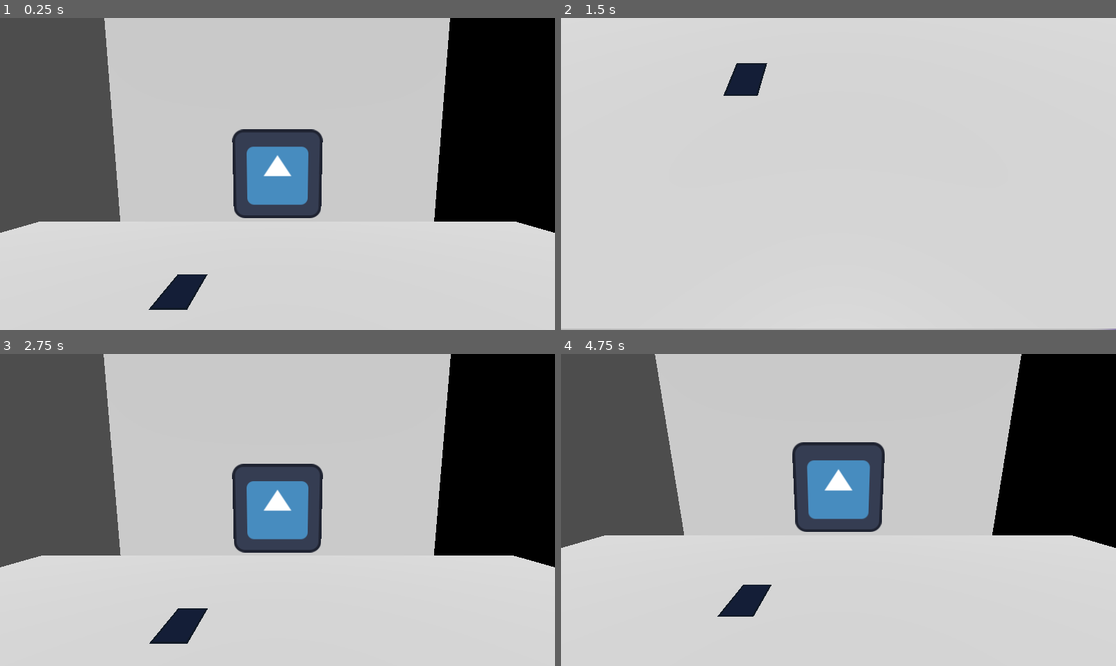
Above: before the commit, frames 1-4 (two rows, left to right).
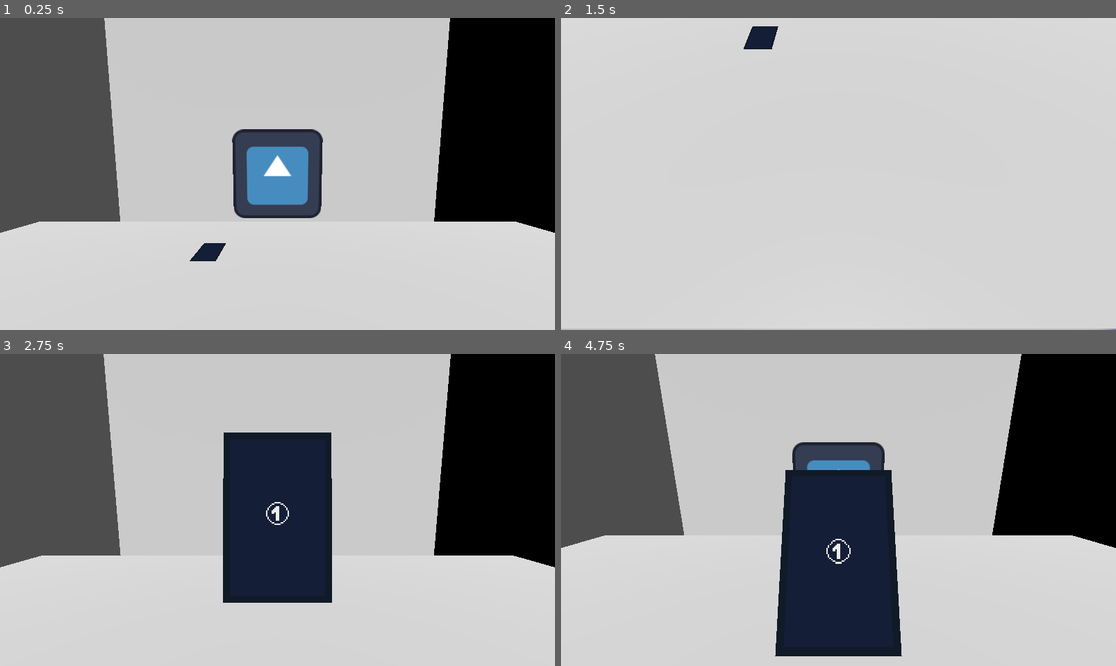
Above: after the commit, the same moments.

Repository: KiktorWania/GameOff2024
Game: Godot game, scene res://main.tscn
Same seed, same stepped clock (60 frames per second), same inputs: the game is played once before the commit and once after it. The engine's default icon, where the game draws it, is replaced by a stand-in: a white triangle on a blue panel in a dark square.
Inputs (mouse positions are in pixels of both pictures, inside the frame that each line leads up to):
- Up to frame 1 (0.25 s): no input
- Up to frame 2 (1.5 s): move the mouse to (960, 158) at 0.52 s; tap E (test) at 0.6 s; tap R (test2) at 0.8, 1.35 s; move the mouse to (727, 189) at 1.27 s; hold Space (PutDown, bound only after the commit) from 1.28 s (still down)
- Up to frame 3 (2.75 s): click (166, 525) at 1.55 s; move the mouse to (333, 441) at 2.02 s; release Space (PutDown, bound only after the commit) at 2.03 s; click (333, 441) at 2.1 s; tap E (test) at 2.3 s
- Up to frame 4 (4.75 s): move the mouse to (810, 572) at 2.77 s; tap E (test) at 2.85, 4.55 s; tap R (test2) at 3.05, 3.6 s; move the mouse to (1005, 556) at 3.52 s; hold Space (PutDown, bound only after the commit) from 3.53 s (still down); click (1005, 556) at 3.8 s; move the mouse to (672, 463) at 4.27 s; click (672, 463) at 4.35 s

The runs differ from the first frame. In frame 1, 1.0% of the frame differs, in the area x 26-41%, y 72-94%; in frame 2, 1.0%; in frame 3, 11%; in frame 4, 13%, in the area x 28-62%, y 37-97%.

Commit message:
Day 3
Got a pickup system to work using what i call "SnapPoints".

Code needs some refactor tho.
I need to make my own 3d buttons and find out how to handle different Screens on phone.

Tommorow i just want to make these fk buttons work, i dont want to overwork myself

Diff:
--- a/CameraControler.gd
+++ b/CameraControler.gd
@@ -2,22 +2,21 @@
 
 @export var tableNode : Node3D
 @export var personNode : Node3D
-var lookAt
+var lookingAt
 
-@onready var raycast : RayCast3D = $RayCast3D
-var hooveredObject : Item = null
+var hoveredObject : Interactable = null
 
 func _ready():
-	lookAt = personNode
+	lookingAt = personNode
 
 func _process(delta):
 	if(Input.is_action_just_pressed("test")):
-		lookAt = personNode
+		lookingAt = personNode
 	elif(Input.is_action_just_pressed("test2")):
-		lookAt = tableNode
+		lookingAt = tableNode
 
 func _physics_process(delta):
-	transform = transform.interpolate_with(transform.looking_at(lookAt.global_position), 0.2)
+	transform = transform.interpolate_with(transform.looking_at(lookingAt.global_position), 0.2)
 
 	var mouse_pos = get_viewport().get_mouse_position()
 
@@ -29,18 +28,14 @@
 	var params = PhysicsRayQueryParameters3D.new()
 	params.from = from
 	params.to = to
+	params.collide_with_areas = true
 
 	var result = space_state.intersect_ray(params)
+
+	#todo check if new object is different from currentHoveredObject to avoid situation where 2 objects are hovered at the same time
 	if(!result.is_empty()):
-		hooveredObject = result.get("collider")
-		hooveredObject.hoover = true
+		hoveredObject = result.get("collider")
+		hoveredObject.hovered = true
 	else:
-		if(hooveredObject):
-			hooveredObject.hoover = false
-
-
-func lookAtTable():
-	look_at(tableNode.global_position)
-
-func lookAtPerson():
-	look_at(personNode.global_position)
+		if(hoveredObject):
+			hoveredObject.hovered = false
--- a/GameManager.gd
+++ b/GameManager.gd
@@ -1,3 +1,10 @@
-extends Node
+extends Node3D
 
 @export var camera : Camera3D
+
+func move_child_into_camera():
+	pass
+
+
+func _on_item_body_picked_up():
+	pass # Replace with function body.
--- a/Phone/ItemSprite.gd
+++ b/Phone/ItemSprite.gd
@@ -4,23 +4,17 @@
 var camera : Camera3D
 var originalPos : Transform3D
 
-var newPos : Transform3D
-var b = false
+var hoveredPos : Transform3D
+var hovered = false
 
 func _ready():
 	camera = get_viewport().get_camera_3d()
 	originalPos = transform
+	hoveredPos = originalPos
+	hoveredPos.origin.y += .1
 
 func _physics_process(delta):
-	if(b):
-		transform = transform.interpolate_with(newPos, 0.2)
+	if(hovered):
+		transform = transform.interpolate_with(hoveredPos, 0.2)
 	else:
 		transform = transform.interpolate_with(originalPos, 0.2)
-
-func hoover():
-	newPos = originalPos
-	newPos.origin.y += .1
-	b = true
-
-func lay():
-	b = false
--- /dev/null
+++ b/Phone/NewPhone.tscn
@@ -0,0 +1,26 @@
+[gd_scene load_steps=6 format=3 uid="uid://bd72hb0b720f0"]
+
+[ext_resource type="PackedScene" uid="uid://evgf3b3x088k" path="res://Test/InteractableObject.tscn" id="1_akg50"]
+[ext_resource type="Texture2D" uid="uid://dek4y1whtf1mq" path="res://Scene/Models/phone.png" id="2_0fagd"]
+[ext_resource type="Script" path="res://Phone/ItemSprite.gd" id="3_ywmn7"]
+[ext_resource type="Script" path="res://Phone/ScreenManager.gd" id="4_2friq"]
+
+[sub_resource type="BoxShape3D" id="BoxShape3D_7ycvo"]
+
+[node name="Phone" type="Node3D"]
+
+[node name="InteractableObject" parent="." node_paths=PackedStringArray("collisionShape") instance=ExtResource("1_akg50")]
+collisionShape = NodePath("shape")
+
+[node name="shape" type="CollisionShape3D" parent="InteractableObject"]
+shape = SubResource("BoxShape3D_7ycvo")
+
+[node name="ItemSprite" type="Sprite3D" parent="."]
+axis = 1
+texture_filter = 0
+texture = ExtResource("2_0fagd")
+script = ExtResource("3_ywmn7")
+
+[node name="Screen" type="Node3D" parent="ItemSprite"]
+transform = Transform3D(1, 0, 0, 0, 1, 0, 0, 0, 1, 0, 0.00987403, 0)
+script = ExtResource("4_2friq")
--- /dev/null
+++ b/Phone/ScreenManager.gd
@@ -0,0 +1,14 @@
+extends Node3D
+var active = false
+
+
+func _ready():
+	pass
+
+func _process(delta):
+	visible = active
+
+func activate():
+	for c in get_children():
+		if(c is Interactable):
+			c.active = true
--- a/Phone/phone.tscn
+++ b/Phone/phone.tscn
@@ -1,14 +1,20 @@
-[gd_scene load_steps=5 format=3 uid="uid://b34u7h77nhjyj"]
+[gd_scene load_steps=9 format=3 uid="uid://b34u7h77nhjyj"]
 
 [ext_resource type="Script" path="res://StaticBody3D.gd" id="1_5nfkr"]
 [ext_resource type="Texture2D" uid="uid://dek4y1whtf1mq" path="res://Scene/Models/phone.png" id="1_pqp6l"]
 [ext_resource type="Script" path="res://Phone/ItemSprite.gd" id="3_1sy8b"]
+[ext_resource type="PackedScene" uid="uid://evgf3b3x088k" path="res://Test/InteractableObject.tscn" id="4_d0aee"]
+[ext_resource type="Script" path="res://Phone/ScreenManager.gd" id="4_qxjtd"]
+[ext_resource type="Texture2D" uid="uid://cf56w5vvsq823" path="res://Scene/Models/1.png" id="4_sftid"]
 
 [sub_resource type="BoxShape3D" id="BoxShape3D_lwdjt"]
 size = Vector3(0.178711, 0.0136719, 0.267578)
 
-[node name="ItemBody" type="StaticBody3D"]
+[sub_resource type="BoxShape3D" id="BoxShape3D_tq4mx"]
+
+[node name="ItemBody" type="Area3D" node_paths=PackedStringArray("collisionShape")]
 script = ExtResource("1_5nfkr")
+collisionShape = NodePath("shape")
 
 [node name="shape" type="CollisionShape3D" parent="."]
 transform = Transform3D(1, 0, 0, 0, 1, 0, 0, 0, 1, 0, 0, 0.0128326)
@@ -19,3 +25,22 @@
 texture_filter = 0
 texture = ExtResource("1_pqp6l")
 script = ExtResource("3_1sy8b")
+
+[node name="Screen" type="Node3D" parent="ItemSprite"]
+transform = Transform3D(1, 0, 0, 0, 1, 0, 0, 0, 1, 0, 0.00987403, 0)
+script = ExtResource("4_qxjtd")
+
+[node name="InteractableObject" parent="ItemSprite/Screen" node_paths=PackedStringArray("collisionShape") instance=ExtResource("4_d0aee")]
+active = false
+collisionShape = NodePath("CollisionShape3D")
+
+[node name="CollisionShape3D" type="CollisionShape3D" parent="ItemSprite/Screen/InteractableObject"]
+shape = SubResource("BoxShape3D_tq4mx")
+disabled = true
+
+[node name="Sprite3D" type="Sprite3D" parent="ItemSprite/Screen/InteractableObject"]
+transform = Transform3D(1, 0, 0, 0, 1, 0, 0, 0, 1, 0, 0.00554633, 0)
+pixel_size = 0.002
+axis = 1
+texture_filter = 0
+texture = ExtResource("4_sftid")
--- a/StaticBody3D.gd
+++ b/StaticBody3D.gd
@@ -1,15 +1,33 @@
-extends StaticBody3D
-class_name Item
+extends Interactable
 
-var hoover = false
+var picked = false
 
 var original_transform : Transform3D
-var camera : Camera3D
+@export var camera : Camera3D
 
 @onready var sprite : ItemSprite = $ItemSprite
+@onready var screen = $ItemSprite/Screen
+@export var snapPoint : Node3D
+
+signal on_pick
+
+func _ready():
+	original_transform = transform
+	screen.active = picked
+
+func _process(delta):
+	if(Input.is_action_just_pressed("LMB") and !picked):
+		picked = true
+		sprite.hovered = false
+		screen.active = true
+		screen.activate()
+	if(Input.is_action_just_pressed("PutDown") and picked):
+		picked = false
+		screen.active = false
 
 func _physics_process(delta):
-	if(hoover):
-		sprite.hoover()
-	else:
-		sprite.lay()
+	if(picked):
+		transform = transform.interpolate_with(snapPoint.global_transform, 0.2)
+	if(!picked):
+		transform = transform.interpolate_with(original_transform, 0.2)
+		sprite.hovered = hovered
--- /dev/null
+++ b/Test/Interactable.gd
@@ -0,0 +1 @@
+extends Node
--- /dev/null
+++ b/Test/InteractableObject.gd
@@ -0,0 +1,17 @@
+@tool
+extends Area3D
+class_name Interactable
+
+var hovered = false
+@export var active = true
+
+@export var collisionShape : CollisionShape3D
+
+func _ready():
+	collisionShape.disabled = !active
+
+func _process(delta):
+	collisionShape.disabled = !active
+
+	if(hovered):
+		print("skibidi")
--- /dev/null
+++ b/Test/InteractableObject.tscn
@@ -0,0 +1,7 @@
+[gd_scene load_steps=2 format=3 uid="uid://evgf3b3x088k"]
+
+[ext_resource type="Script" path="res://Test/InteractableObject.gd" id="1_c7wb4"]
+
+[node name="InteractableObject" type="Area3D" node_paths=PackedStringArray("collisionShape")]
+script = ExtResource("1_c7wb4")
+collisionShape = NodePath("")
--- a/main.tscn
+++ b/main.tscn
@@ -6,13 +6,18 @@
 [ext_resource type="PackedScene" uid="uid://b34u7h77nhjyj" path="res://Phone/phone.tscn" id="4_fw08k"]
 [ext_resource type="Script" path="res://GameManager.gd" id="4_vv37o"]
 
-[node name="Node3D" type="Node3D"]
+[node name="GameManager" type="Node3D" node_paths=PackedStringArray("camera")]
+script = ExtResource("4_vv37o")
+camera = NodePath("Camera3D")
 
 [node name="Camera3D" type="Camera3D" parent="." node_paths=PackedStringArray("tableNode", "personNode")]
 transform = Transform3D(1, 0, 0, 0, 1, 0, 0, 0, 1, 0, 2, 0.911009)
 script = ExtResource("1_qhl4y")
 tableNode = NodePath("../Room/CameraSnapPoint")
 personNode = NodePath("../Room/Sprite3D")
+
+[node name="ItemSnapPoint" type="Node3D" parent="Camera3D"]
+transform = Transform3D(1, 0, 0, 0, -4.37114e-08, -1, 0, 1, -4.37114e-08, 0, 0, -0.3)
 
 [node name="Room" type="Node3D" parent="."]
 
@@ -26,11 +31,10 @@
 [node name="CameraSnapPoint" type="Node3D" parent="Room"]
 transform = Transform3D(1, 0, 0, 0, 1, 0, 0, 0, 1, 0, 1.33498, 0.53507)
 
-[node name="ItemBody" parent="Room" instance=ExtResource("4_fw08k")]
-transform = Transform3D(1, 0, 0, 0, 1, 0, 0, 0, 1, -0.454168, 1.35816, 0)
+[node name="ItemBody" parent="Room" node_paths=PackedStringArray("camera", "snapPoint") instance=ExtResource("4_fw08k")]
+transform = Transform3D(1, 0, 0, 0, 1, 0, 0, 0, 1, -0.454168, 1.35241, -0.389487)
+camera = NodePath("../../Camera3D")
+snapPoint = NodePath("../../Camera3D/ItemSnapPoint")
 
 [node name="DirectionalLight3D" type="DirectionalLight3D" parent="."]
 transform = Transform3D(1, 0, 0, 0, 0.572389, 0.819982, 0, -0.819982, 0.572389, 0, 13.5407, 13.8204)
-
-[node name="GameManager" type="Node" parent="."]
-script = ExtResource("4_vv37o")
--- a/project.godot
+++ b/project.godot
@@ -31,6 +31,16 @@
 "events": [Object(InputEventKey,"resource_local_to_scene":false,"resource_name":"","device":-1,"window_id":0,"alt_pressed":false,"shift_pressed":false,"ctrl_pressed":false,"meta_pressed":false,"pressed":false,"keycode":0,"physical_keycode":82,"key_label":0,"unicode":114,"echo":false,"script":null)
 ]
 }
+LMB={
+"deadzone": 0.5,
+"events": [Object(InputEventMouseButton,"resource_local_to_scene":false,"resource_name":"","device":-1,"window_id":0,"alt_pressed":false,"shift_pressed":false,"ctrl_pressed":false,"meta_pressed":false,"button_mask":1,"position":Vector2(168, 9),"global_position":Vector2(172, 50),"factor":1.0,"button_index":1,"canceled":false,"pressed":true,"double_click":false,"script":null)
+]
+}
+PutDown={
+"deadzone": 0.5,
+"events": [Object(InputEventKey,"resource_local_to_scene":false,"resource_name":"","device":-1,"window_id":0,"alt_pressed":false,"shift_pressed":false,"ctrl_pressed":false,"meta_pressed":false,"pressed":false,"keycode":0,"physical_keycode":32,"key_label":0,"unicode":32,"echo":false,"script":null)
+]
+}
 
 [rendering]
 
Binary file added: Scene/Models/1.png
Not shown, added: Scene/Models/1.png.import
Not shown, added: Phone/pho91EB.tmp
